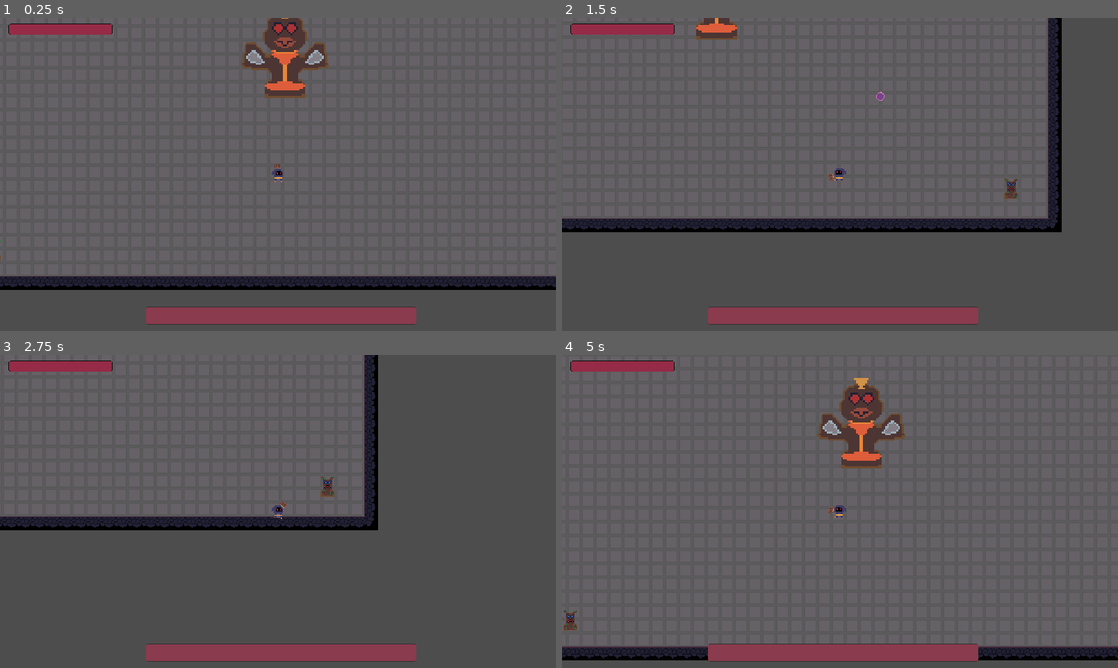
Above: before the commit, frames 1-4 (two rows, left to right).
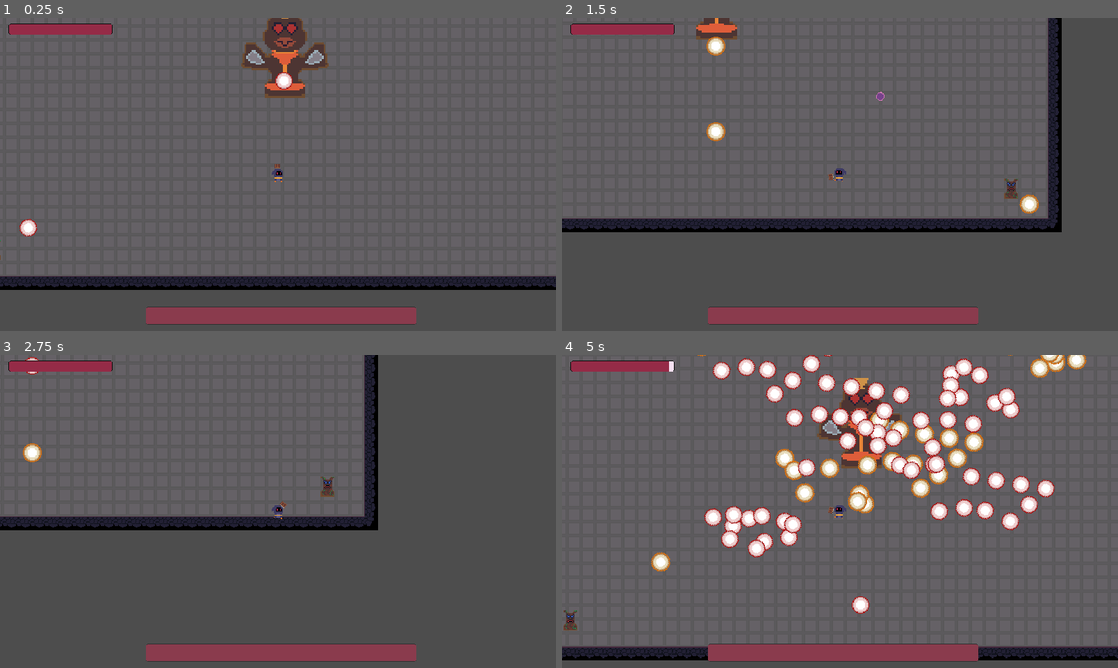
Above: after the commit, the same moments.

Repository: Arssin/Bullet_Hell_Jam
Game: Godot game, scene res://scenes/Level5.tscn
Same seed, same stepped clock (60 frames per second), same inputs: the game is played once before the commit and once after it. This scene is started directly instead of the project's main scene.
Inputs (mouse positions are in pixels of both pictures, inside the frame that each line leads up to):
- Up to frame 1 (0.25 s): no input
- Up to frame 2 (1.5 s): move the mouse to (962, 158) at 0.52 s; hold D (move_right) 0.53-1.28 s; click (962, 158) at 0.6 s; move the mouse to (728, 190) at 1.27 s; hold S (move_down) from 1.28 s (still down); tap Space (dash) at 1.35 s
- Up to frame 3 (2.75 s): move the mouse to (333, 442) at 2.02 s; release S (move_down) at 2.03 s; hold D (move_right) from 2.03 s (still down); tap E (player_action) at 2.1 s
- Up to frame 4 (5 s): move the mouse to (812, 574) at 2.77 s; release D (move_right) at 2.78 s; hold W (move_up) 2.78-3.53 s; click (812, 574) at 2.85 s; move the mouse to (1006, 558) at 3.52 s; hold Left (move_left) from 3.53 s (still down); tap Space (dash) at 3.6 s; move the mouse to (673, 464) at 4.27 s; tap E (player_action) at 4.35 s

The runs differ from the first frame. In frame 1, 0.3% of the frame differs, in the area x 3-53%, y 17-70%; in frame 2, 0.5%; in frame 3, 0.2%; in frame 4, 11%, in the area x 16-95%, y 0-83%.
Error before the commit: Assertion failed. (res://addons/BulletUpHell/Nodes/BuHSpawnPoint.gd:45)

Commit message:
level 5 preparation

Diff:
--- a/scenes/Level5.tscn
+++ b/scenes/Level5.tscn
@@ -11,6 +11,7 @@
 [ext_resource type="Script" path="res://addons/BulletUpHell/SpawnPatterns/PatternCustomArea.gd" id="9_xe6aj"]
 [ext_resource type="Script" path="res://addons/BulletUpHell/SpawnPatterns/PatternLine.gd" id="10_7hapd"]
 [ext_resource type="Script" path="res://addons/BulletUpHell/SpawnPatterns/PatternCustomShape.gd" id="11_krocx"]
+[ext_resource type="Script" path="res://addons/BulletUpHell/SpawnPatterns/PatternCircle.gd" id="12_0b5ny"]
 
 [sub_resource type="Curve2D" id="Curve2D_mw5da"]
 
@@ -90,7 +91,11 @@
 r_scale_multi_iter_variation = Vector3(0, 0, 0)
 r_scale_multi_scale_variation = Vector3(0, 0, 0)
 
-[sub_resource type="Curve2D" id="Curve2D_cbpv5"]
+[sub_resource type="Curve2D" id="Curve2D_v7wj3"]
+_data = {
+"points": PackedVector2Array(0, 0, 0, 0, -56, -1, 0, 0, 0, 0, 17, 48, 0, 0, 0, 0, 30, 106, 0, 0, 0, 0, -74, 85, 0, 0, 0, 0, -81, 15)
+}
+point_count = 5
 
 [sub_resource type="NavigationPolygon" id="NavigationPolygon_purdf"]
 resource_name = "PatternCustomArea"
@@ -107,7 +112,7 @@
 pattern_angle_target = NodePath("")
 pattern_angle_mouse = false
 forced_angle = 0.0
-forced_target = NodePath("")
+forced_target = NodePath("../../Marker2D")
 forced_lookat_mouse = false
 forced_pattern_lookat = true
 cooldown_stasis = false
@@ -118,6 +123,12 @@
 wait_tween_momentum = 0
 wait_tween_length = 0.0
 wait_tween_time = 0.0
+
+[sub_resource type="Curve2D" id="Curve2D_cbpv5"]
+_data = {
+"points": PackedVector2Array(0, 0, 0, 0, -38, -24)
+}
+point_count = 1
 
 [sub_resource type="NavigationPolygon" id="NavigationPolygon_u4bxd"]
 resource_name = "PatternLine"
@@ -130,7 +141,7 @@
 nbr = 10
 iterations = -1
 pattern_angle = 0.613309
-pattern_angle_target = NodePath("")
+pattern_angle_target = NodePath("../../Marker2D")
 pattern_angle_mouse = false
 forced_angle = 0.0
 forced_target = NodePath("")
@@ -145,11 +156,17 @@
 wait_tween_length = 0.0
 wait_tween_time = 0.0
 
+[sub_resource type="Curve2D" id="Curve2D_hgsqj"]
+_data = {
+"points": PackedVector2Array(0, 0, 0, 0, 45, -3, 0, 0, 0, 0, 132, 11, 0, 0, 0, 0, 70, 66, 0, 0, 0, 0, 59, 30, 0, 0, 0, 0, 8, 37)
+}
+point_count = 5
+
 [sub_resource type="NavigationPolygon" id="NavigationPolygon_7agya"]
 resource_name = "PatternCustomShape"
 source_geometry_group_name = &"navigation_polygon_source_group"
 script = ExtResource("11_krocx")
-closed_shape = true
+closed_shape = false
 center_pos = Vector2(0, 0)
 symmetric = true
 center = 0
@@ -161,7 +178,7 @@
 pattern_angle_target = NodePath("")
 pattern_angle_mouse = false
 forced_angle = 0.0
-forced_target = NodePath("")
+forced_target = NodePath("../../Marker2D")
 forced_lookat_mouse = false
 forced_pattern_lookat = true
 cooldown_stasis = false
@@ -173,6 +190,67 @@
 wait_tween_length = 0.0
 wait_tween_time = 0.0
 
+[sub_resource type="Curve2D" id="Curve2D_3vt4x"]
+_data = {
+"points": PackedVector2Array(0, 0, 0, 0, -2, -46, 0, 0, 0, 0, 90, -93)
+}
+point_count = 2
+
+[sub_resource type="NavigationPolygon" id="NavigationPolygon_fc03x"]
+resource_name = "PatternLine"
+source_geometry_group_name = &"navigation_polygon_source_group"
+script = ExtResource("10_7hapd")
+offset = Vector2(0, 0)
+center = 1
+symmetric = true
+bullet = "9"
+nbr = 6
+iterations = -1
+pattern_angle = 0.494539
+pattern_angle_target = NodePath("")
+pattern_angle_mouse = false
+forced_angle = 0.497506
+forced_target = NodePath("../../Marker2D")
+forced_lookat_mouse = false
+forced_pattern_lookat = true
+cooldown_stasis = false
+cooldown_spawn = 1.0
+cooldown_shoot = 0.0
+cooldown_next_spawn = 0.0
+cooldown_next_shoot = 0.0
+wait_tween_momentum = 0
+wait_tween_length = 0.0
+wait_tween_time = 0.0
+
+[sub_resource type="NavigationPolygon" id="NavigationPolygon_ur6ar"]
+resource_name = "PatternCircle"
+source_geometry_group_name = &"navigation_polygon_source_group"
+script = ExtResource("12_0b5ny")
+radius = 0
+angle_total = 6.28319
+angle_decal = 0.0
+symmetric = false
+center = 0
+symmetry_type = 0
+bullet = "10"
+nbr = 14
+iterations = -1
+pattern_angle = 0.0
+pattern_angle_target = NodePath("")
+pattern_angle_mouse = false
+forced_angle = 0.0
+forced_target = NodePath("../../Marker2D")
+forced_lookat_mouse = false
+forced_pattern_lookat = true
+cooldown_stasis = false
+cooldown_spawn = 1.0
+cooldown_shoot = 0.0
+cooldown_next_spawn = 0.0
+cooldown_next_shoot = 0.0
+wait_tween_momentum = 0
+wait_tween_length = 0.0
+wait_tween_time = 0.0
+
 [node name="Level5" type="Node2D"]
 
 [node name="MapCreator" parent="." instance=ExtResource("1_e14j6")]
@@ -196,6 +274,9 @@
 
 [node name="MiniTotem4" parent="." instance=ExtResource("4_xkyfd")]
 position = Vector2(966, 478)
+
+[node name="Marker2D" type="Marker2D" parent="."]
+position = Vector2(626, 266)
 
 [node name="Totemix1" type="Node2D" parent="."]
 position = Vector2(953, 55)
@@ -220,7 +301,7 @@
 trigger_container = NodePath("")
 
 [node name="SpawnPattern" type="Path2D" parent="Totemix1"]
-curve = SubResource("Curve2D_cbpv5")
+curve = SubResource("Curve2D_v7wj3")
 script = ExtResource("8_dra1u")
 id = "patternOne"
 pattern = SubResource("NavigationPolygon_purdf")
@@ -235,6 +316,7 @@
 props = SubResource("PackedDataContainer_yfyox")
 
 [node name="SpawnPoint" type="Node2D" parent="Totemix2"]
+position = Vector2(-18, -8)
 script = ExtResource("7_d338y")
 active = true
 auto_pattern_id = "patternTwo"
@@ -276,7 +358,7 @@
 trigger_container = NodePath("")
 
 [node name="SpawnPattern" type="Path2D" parent="Totemix3"]
-curve = SubResource("Curve2D_cbpv5")
+curve = SubResource("Curve2D_hgsqj")
 script = ExtResource("8_dra1u")
 id = "patternThree"
 pattern = SubResource("NavigationPolygon_7agya")
@@ -287,14 +369,15 @@
 [node name="BulletPattern" type="Path2D" parent="Totemix4"]
 curve = SubResource("Curve2D_mw5da")
 script = ExtResource("5_qrsen")
-id = "6"
+id = "9"
 props = SubResource("PackedDataContainer_yfyox")
 
 [node name="SpawnPoint" type="Node2D" parent="Totemix4"]
+position = Vector2(14, -10)
 script = ExtResource("7_d338y")
 active = true
-auto_pattern_id = ""
-shared_area_name = "0"
+auto_pattern_id = "patternFour"
+shared_area_name = "two"
 rotating_speed = 0.0
 pool_amount = 50
 auto_start_on_cam = true
@@ -304,8 +387,10 @@
 trigger_container = NodePath("")
 
 [node name="SpawnPattern" type="Path2D" parent="Totemix4"]
-curve = SubResource("Curve2D_cbpv5")
+curve = SubResource("Curve2D_3vt4x")
 script = ExtResource("8_dra1u")
+id = "patternFour"
+pattern = SubResource("NavigationPolygon_fc03x")
 
 [node name="Totemix5" type="Node2D" parent="."]
 position = Vector2(626, 264)
@@ -313,14 +398,14 @@
 [node name="BulletPattern" type="Path2D" parent="Totemix5"]
 curve = SubResource("Curve2D_mw5da")
 script = ExtResource("5_qrsen")
-id = "6"
+id = "10"
 props = SubResource("PackedDataContainer_yfyox")
 
 [node name="SpawnPoint" type="Node2D" parent="Totemix5"]
 script = ExtResource("7_d338y")
 active = true
-auto_pattern_id = ""
-shared_area_name = "0"
+auto_pattern_id = "patternFive"
+shared_area_name = "two"
 rotating_speed = 0.0
 pool_amount = 50
 auto_start_on_cam = true
@@ -332,3 +417,5 @@
 [node name="SpawnPattern" type="Path2D" parent="Totemix5"]
 curve = SubResource("Curve2D_cbpv5")
 script = ExtResource("8_dra1u")
+id = "patternFive"
+pattern = SubResource("NavigationPolygon_ur6ar")
--- a/scenes/mini_totem.tscn
+++ b/scenes/mini_totem.tscn
@@ -17,6 +17,7 @@
 size = Vector2(16, 23)
 
 [node name="MiniTotem" type="CharacterBody2D"]
+collision_layer = 2
 
 [node name="AnimatedSprite2D" type="AnimatedSprite2D" parent="."]
 sprite_frames = SubResource("SpriteFrames_turqe")
Not shown, changed: addons/BulletUpHell/ExampleScenes/Example2_Pattern_Properties.tscn
Not shown: 1 places in scenes/Level5.tscn that only renumber resources
